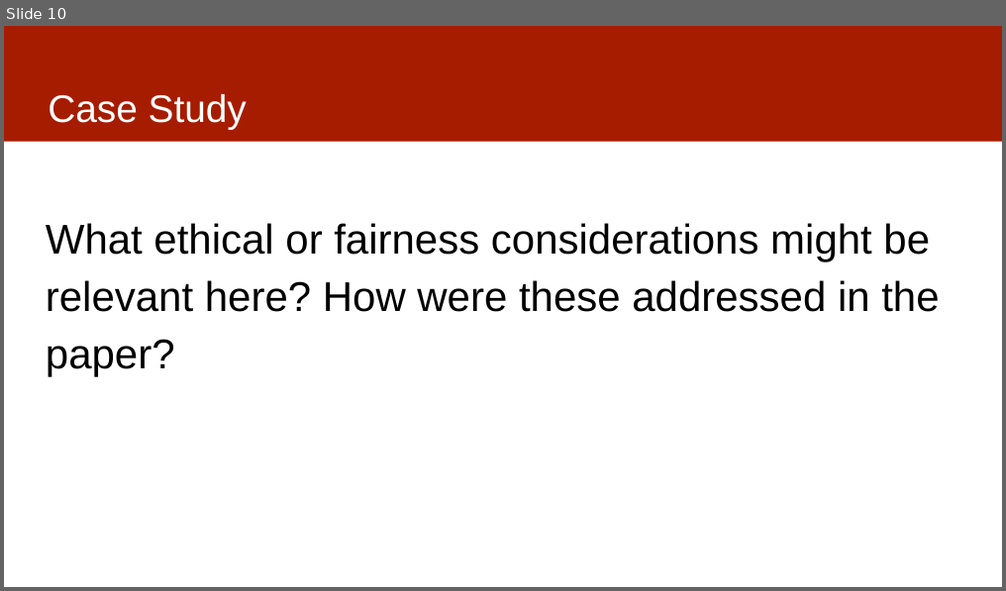
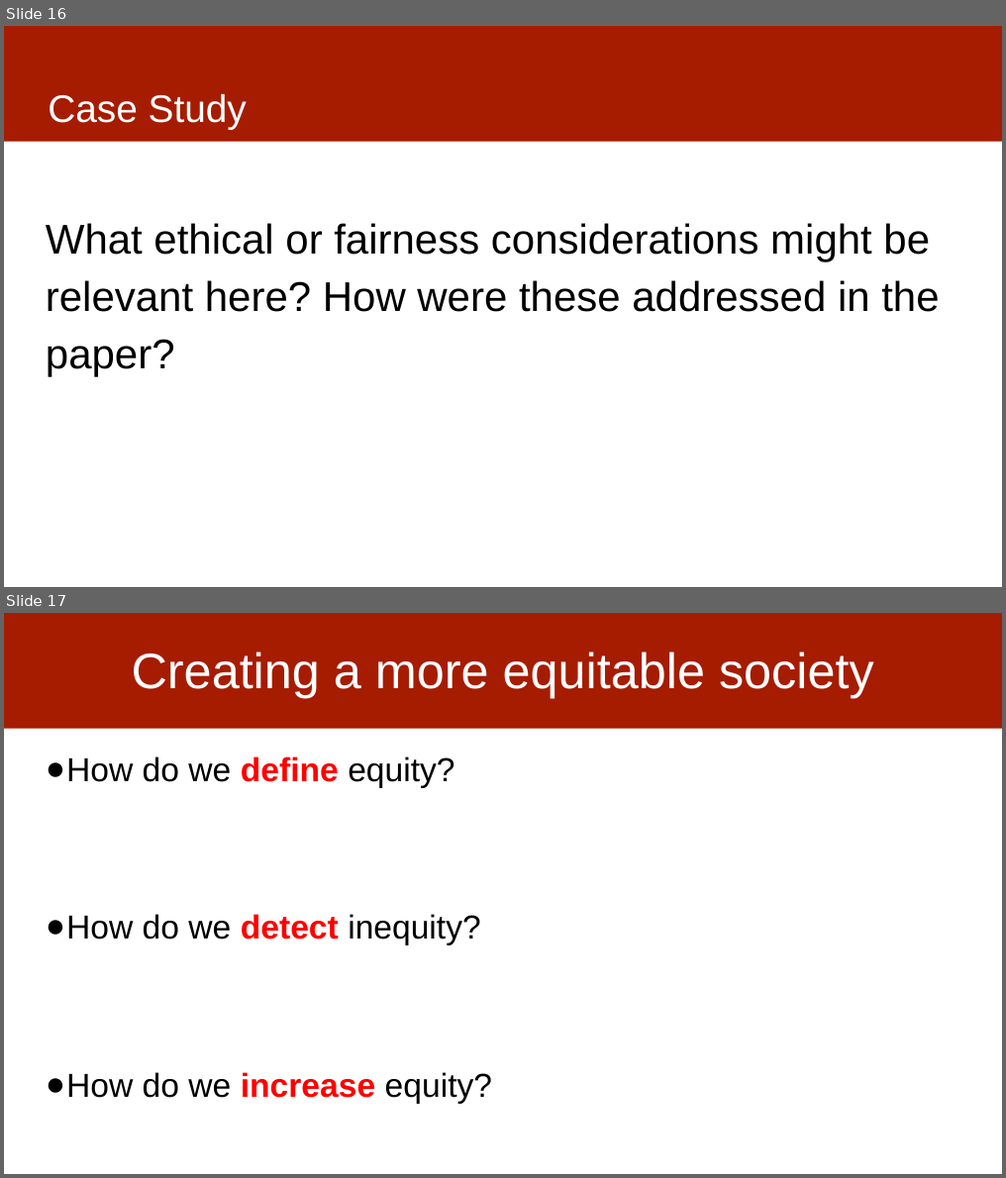
Before and after one commit to dssg/mlforpublicpolicylab, a slide deck: Lectures/03-casestudies.pptx. Shown one above the other, each under a label of ours: slide 10 before the commit, slides 16 and 17 after it. The pictures are 1006x591 and 1006x1178 pixels, drawn with LibreOffice and Linux fonts; fonts in the diff are those of the drawing. Boxes give left, top, right and bottom in pixels: in the first picture for what was removed or moved away, otherwise in the second. Text is boxed around its words. In the diff, an @@ line names an element or a change of style, - is before the commit and + after.

```diff
--- a/Lectures/03-casestudies.pptx
+++ b/Lectures/03-casestudies.pptx
@@ slide 17 added at (x1=4, y1=613, x2=1002, y2=1174), background #FFFFFF; not listed: 1 template element that a slide beside it also shows @@
@@ title added at (x1=132, y1=652, x2=874, y2=698), 48 pt, text #FFFFFF @@
+Creating a more equitable society
@@ text added at (x1=46, y1=757, x2=492, y2=1104), 32 pt, text #000000 @@
+● How do we define equity?
+● How do we detect inequity?
+● How do we increase equity?
@@ what was slide 10 is now slide 16 @@
```
Also in this commit, not shown: 2 slides changed, 7 other slides added.
